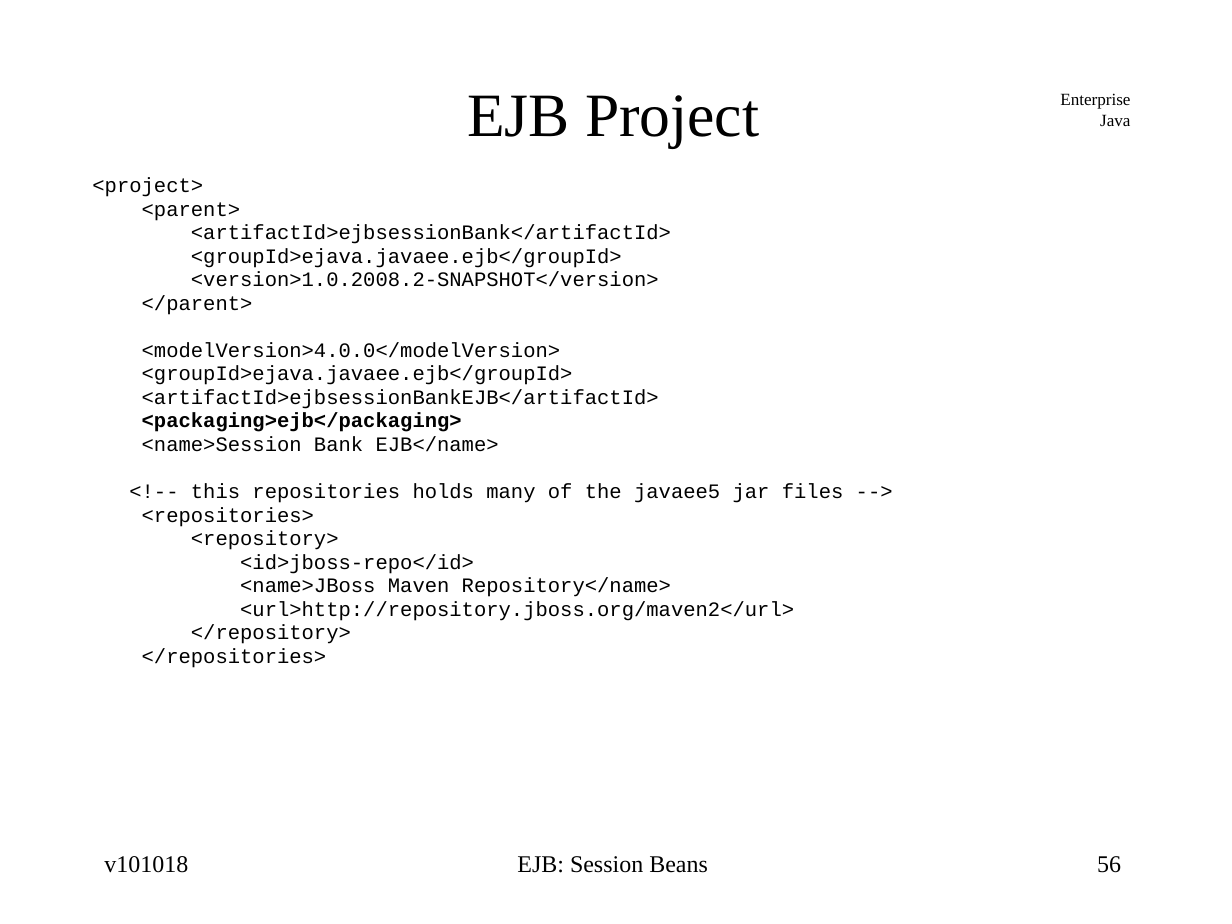
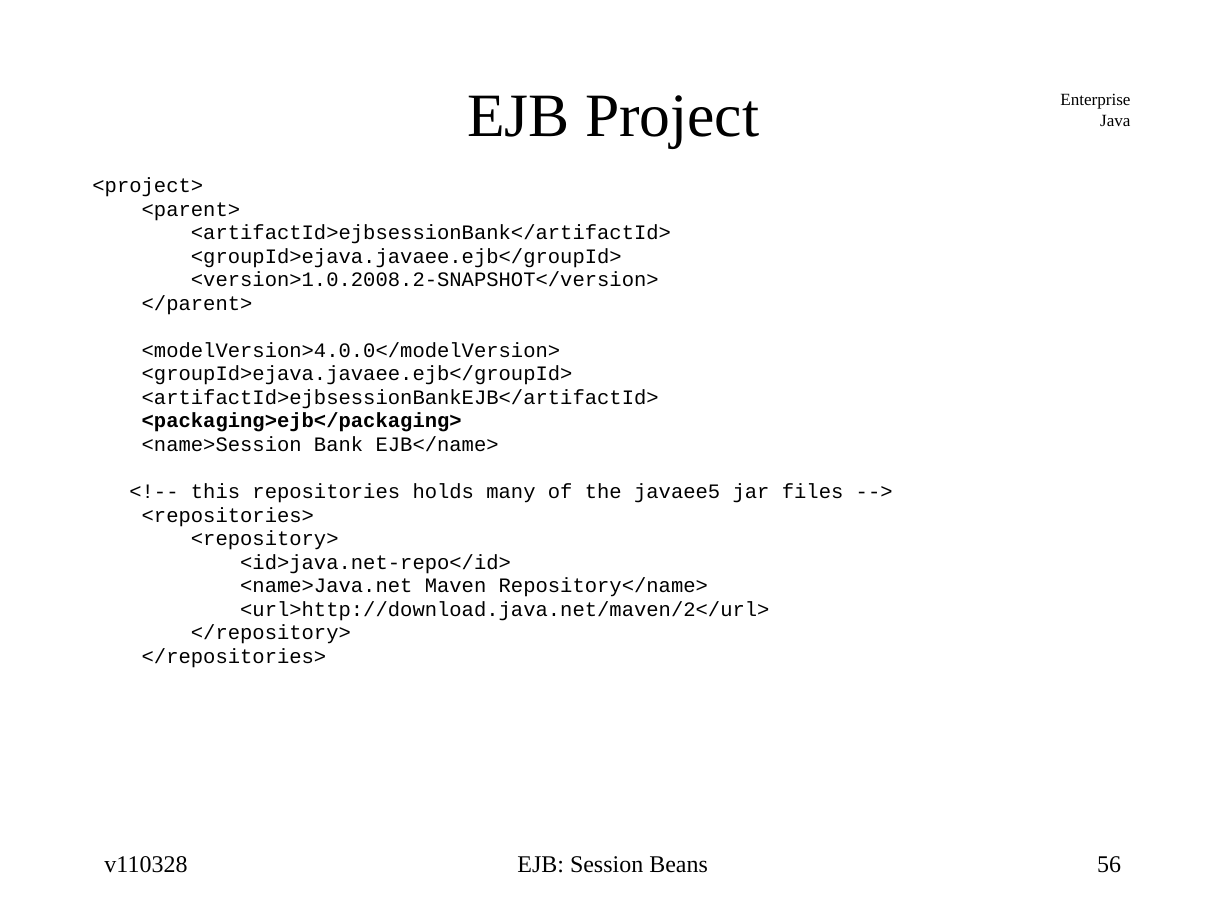
Before and after one commit to jcstaff/ejava-javaee, a slide deck: slide 56 of ejbsessionBank/src/site/resources/lectures/ejbSession.ppt. Drawn at 1232x924 pixels with LibreOffice and Linux fonts; fonts in the diff are those of the drawing. Boxes give left, top, right and bottom in pixels: in the first picture for what was removed or moved away, otherwise in the second. Text is boxed around its words. In the diff, an @@ line names an element or a change of style, - is before the commit and + after.

```diff
--- a/ejbsessionBank/src/site/resources/lectures/ejbSession.ppt
+++ b/ejbsessionBank/src/site/resources/lectures/ejbSession.ppt
@@ text at <box>240,554,769,621</box>: text changed @@
-<id>jboss-repo</id>
-<name>JBoss Maven Repository</name>
-<url>http://repository.jboss.org/maven2</url>
+<id>java.net-repo</id>
+<name>Java.net Maven Repository</name>
+<url>http://download.java.net/maven/2</url>
@@ text at <box>104,856,187,873</box>: text changed @@
-v101018
+v110328
```
Also in this commit, not shown: 74 other slides changed, 2 slides added, 1 slide removed, 2 other files.
